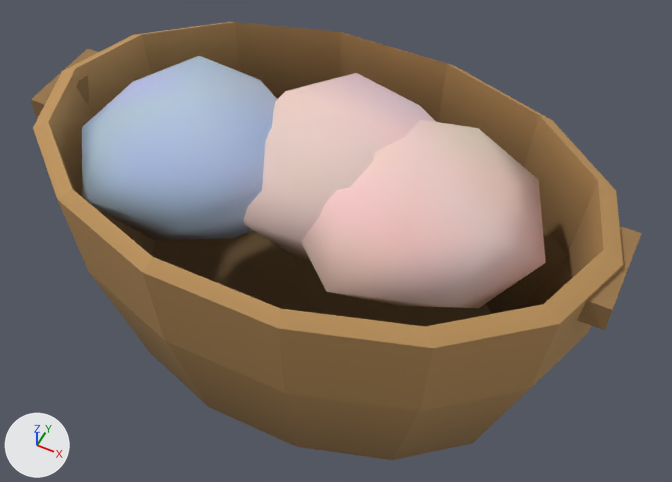
Renders of the glTF model games/yorimichi/assets/belmonte/meshes/SM_BM_BP_LaundryBasket.glb from each side of a commit.
One viewpoint serves both versions: a 50 mm lens placed at (0.322, -0.597, 0.905), pointed at (0.022, 0.003, 0.154). The lights are fixed; the arrows at lower left show +X, +Y and +Z. The first picture is the older version. Vertices at exactly the same position are counted once.

Names of what the first picture shows: 'SM_BM_BP_LaundryBasket'.
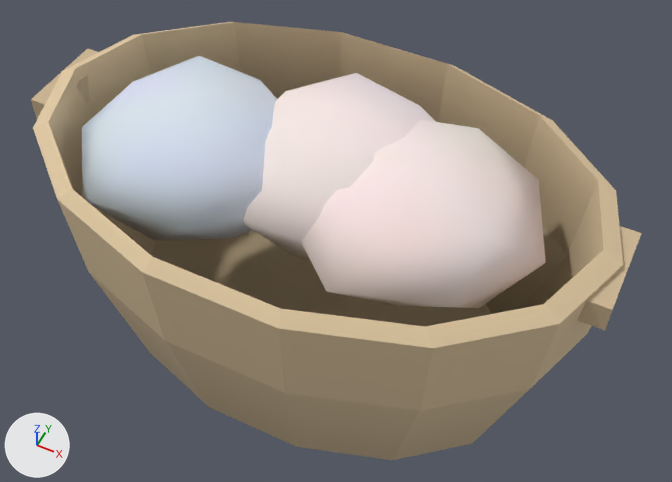
Boxes (x1, y1, x2, y2) around the edits, measured in the pictures (672 x 482 px):
part 1 of me_sm_bp_laundrybasket, recoloured (brown to beige)
    both: (31, 22, 641, 460)
part 2 of me_sm_bp_laundrybasket, recoloured (orange to beige)
    both: (33, 22, 639, 411)
part 3 of me_sm_bp_laundrybasket, recoloured
    both: (243, 73, 546, 308)
part 4 of me_sm_bp_laundrybasket, recoloured (blue to pale blue)
    both: (82, 56, 277, 240)

The edits, one by one:
me_sm_bp_laundrybasket has 170 vertices, 304 faces and spans x -0.315..0.315, y -0.199..0.199, z 0.0..0.32.
me_sm_bp_laundrybasket is used by ob_sm_bm_bp_laundrybasket; location (0.0, 0.0, 0.0).
me_sm_bp_laundrybasket part 1: 118 faces centred in x -0.305..0.305, y -0.184..0.184, z 0.03..0.265 are repainted in the vertex colours; the middle colour goes from brown #8f6f46 to beige #c5b08f.
me_sm_bp_laundrybasket part 2: 60 faces centred in x -0.315..0.315, y -0.197..0.197, z 0.197..0.277 are repainted in the vertex colours; the middle colour goes from orange #bc925b to beige #dfc7a1.
me_sm_bp_laundrybasket part 3: 84 faces centred in x -0.074..0.214, y -0.104..0.116, z 0.191..0.308 are repainted in the vertex colours; the middle colour goes from pink #edccc7 to white #f7e7e5.
me_sm_bp_laundrybasket part 4: 42 faces centred in x -0.232..-0.018, y -0.125..0.071, z 0.191..0.307 are repainted in the vertex colours; the middle colour goes from blue #b0c2df to pale blue #d8e2f0.
